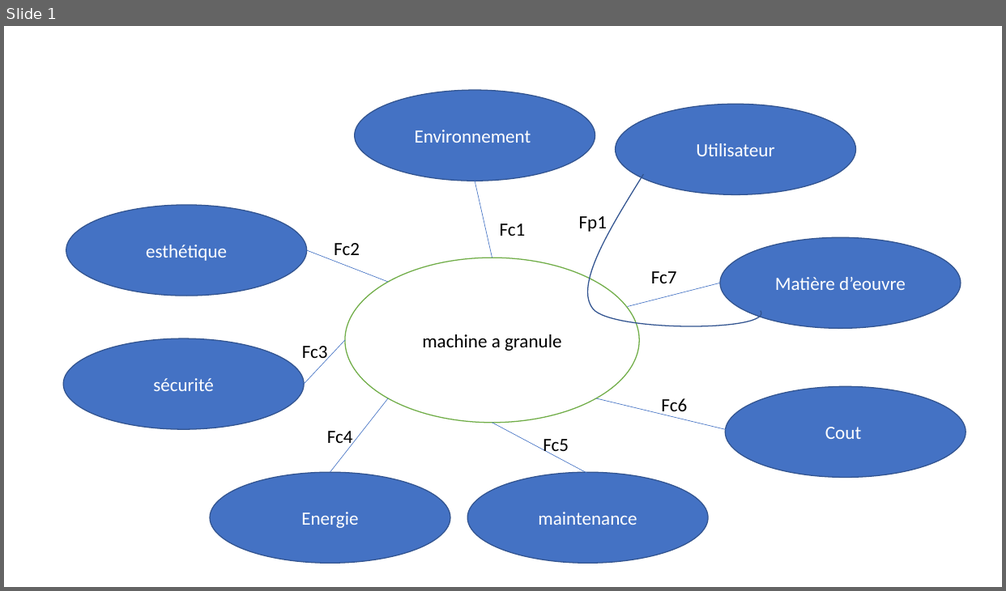
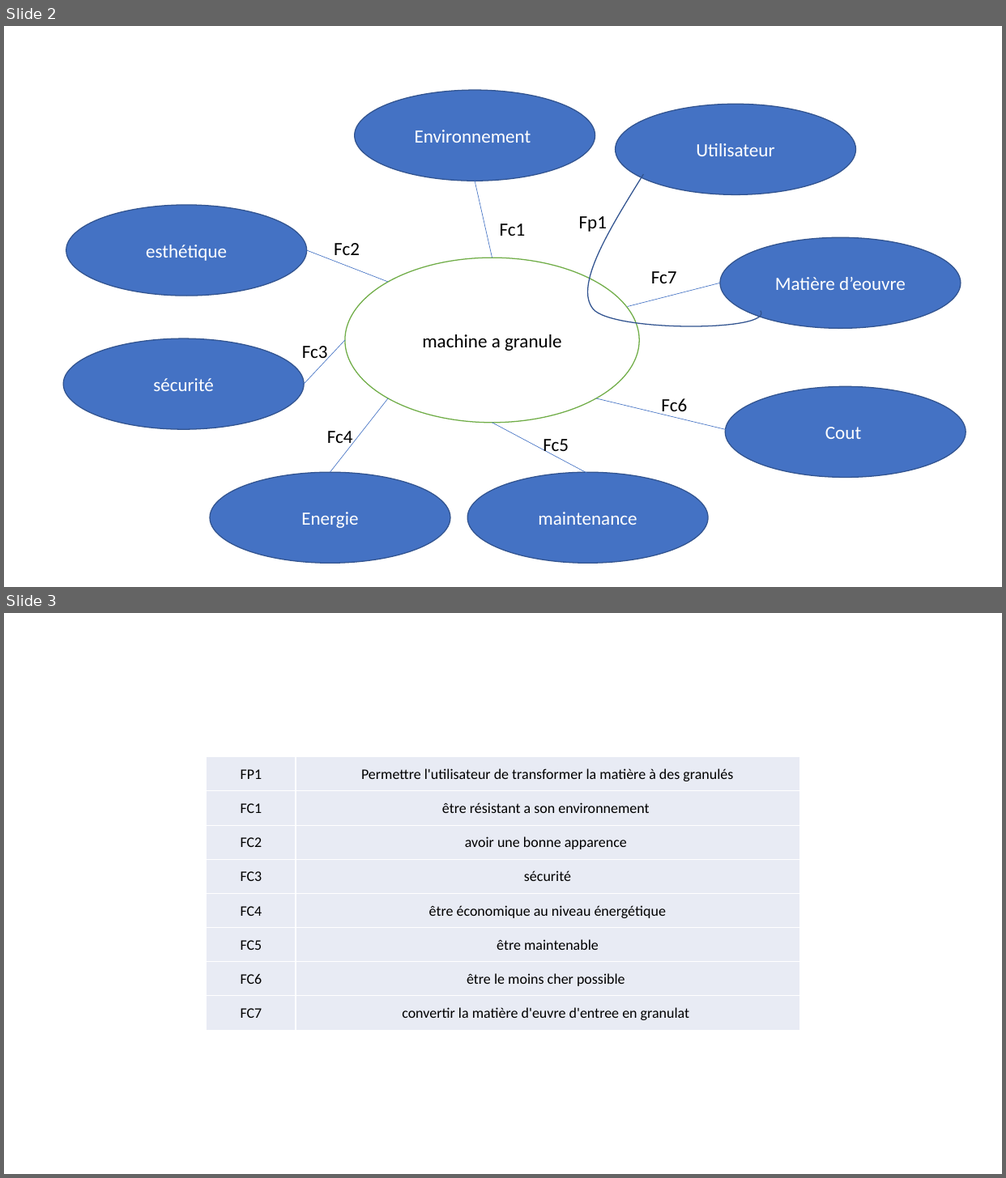
Before and after one commit to ibaali-creation/PFE_ESTC, a slide deck: Documents/pieuvre.pptx. Shown one above the other, each under a label of ours: slide 1 before the commit, slides 2 and 3 after it. The pictures are 1006x591 and 1006x1178 pixels, drawn with LibreOffice and Linux fonts; fonts in the diff are those of the drawing. Boxes give left, top, right and bottom in pixels: in the first picture for what was removed or moved away, otherwise in the second. Text is boxed around its words. In the diff, an @@ line names an element or a change of style, - is before the commit and + after.

```diff
--- a/Documents/pieuvre.pptx
+++ b/Documents/pieuvre.pptx
@@ slide 3 added at [4,613,1002,1174], background #FFFFFF @@
@@ table added at [206,756,799,1030], 8 rows, 2 columns @@
+FP1 | Permettre l'utilisateur de transformer la matière à des granulés
+FC1 | être résistant a son environnement
+FC2 | avoir une bonne apparence
+FC3 | sécurité
+FC4 | être économique au niveau énergétique
+FC5 | être maintenable
+FC6 | être le moins cher possible
+FC7 | convertir la matière d'euvre d'entree en granulat
@@ what was slide 1 is now slide 2 @@
```
Also in this commit, not shown: 2 other slides added, 1 slide removed, 4 other files.
